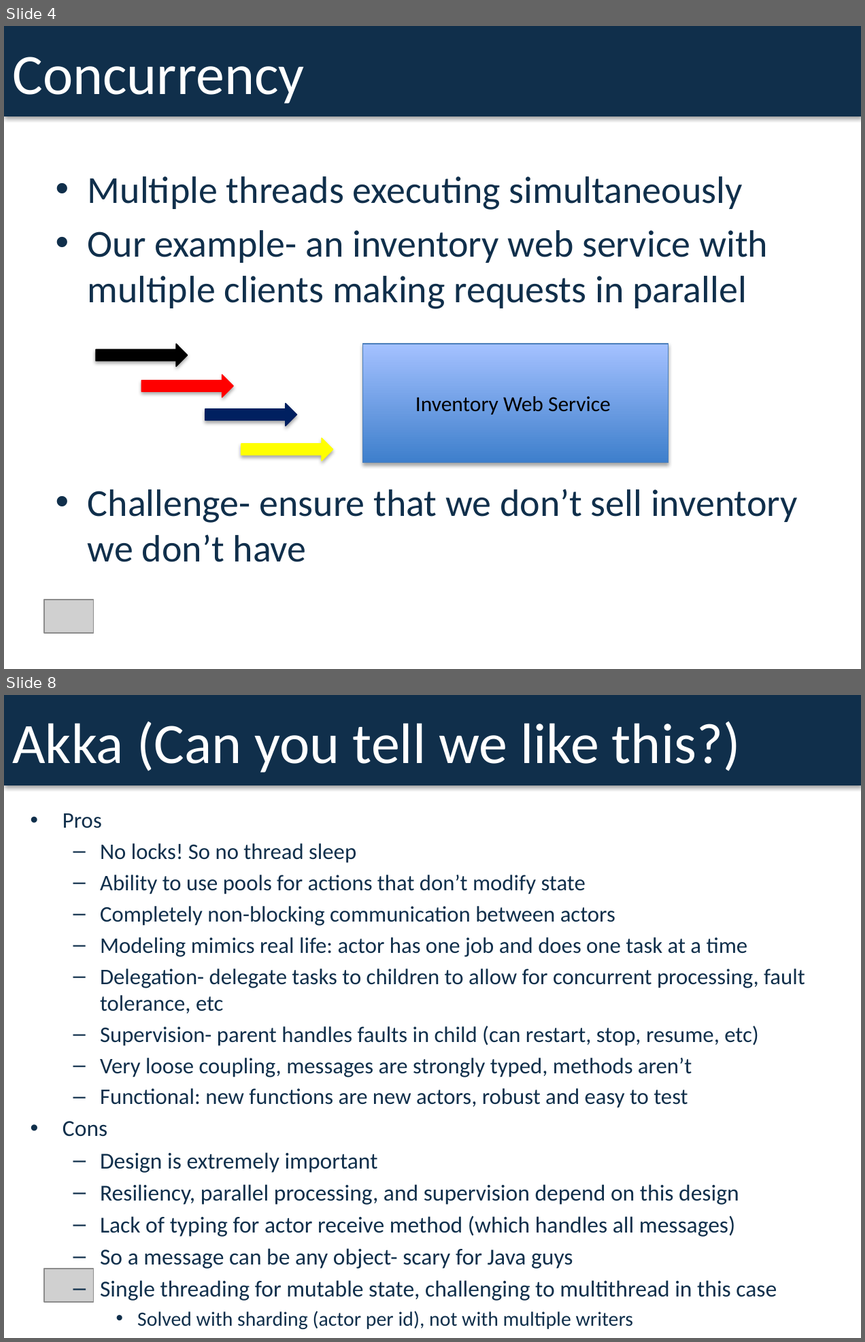
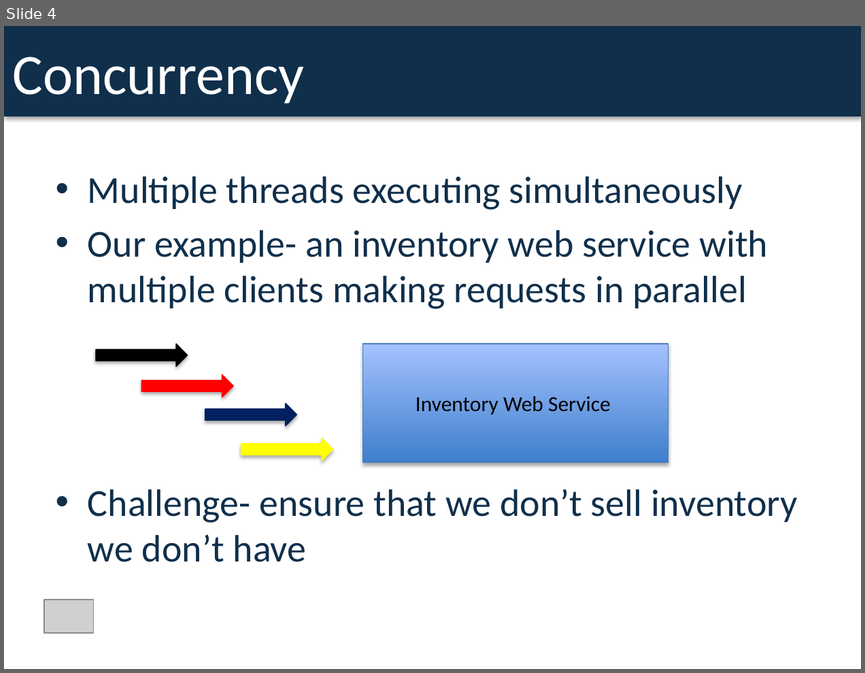
Before and after one commit to dspeele/react-vs-shared-state-inventory, a slide deck: React Vs Shared State Deck.pptx. Shown one above the other, each under a label of ours: slides 4 and 8 before the commit, slide 4 after it; the slides between them are not shown. The pictures are 865x1342 and 865x673 pixels, drawn with LibreOffice and Linux fonts; fonts in the diff are those of the drawing; grey boxes stand for pictures. Boxes give left, top, right and bottom in pixels: in the first picture for what was removed or moved away, otherwise in the second. Text is boxed around its words. In the diff, an @@ line names an element or a change of style, - is before the commit and + after.

```diff
--- a/React Vs Shared State Deck.pptx
+++ b/React Vs Shared State Deck.pptx
@@ slide 8 removed at (4, 695, 861, 1338), background #FFFFFF @@
@@ rectangle removed at (4, 695, 861, 785) @@
-Akka (Can you tell we like this?)
@@ text removed at (62, 813, 805, 1300) @@
-• Pros
-  – No locks! So no thread sleep
-  – Ability to use pools for actions that don’t modify state
-  – Completely non-blocking communication between actors
-  – Modeling mimics real life: actor has one job and does one task at a time
-  – Delegation- delegate tasks to children to allow for concurrent processing, fault tolerance, etc
-  – Supervision- parent handles faults in child (can restart, stop, resume, etc)
-  – Very loose coupling, messages are strongly typed, methods aren’t
-  – Functional: new functions are new actors, robust and easy to test
-• Cons
-  – Design is extremely important
-  – Resiliency, parallel processing, and supervision depend on this design
-  – Lack of typing for actor receive method (which handles all messages)
-  – So a message can be any object- scary for Java guys
-  – Single threading for mutable state, challenging to multithread in this case
-    • Solved with sharding (actor per id), not with multiple writers
@@ picture removed at (44, 1268, 94, 1302) @@
```
Also in this commit, not shown: 4 slides changed, 2 other slides removed.
